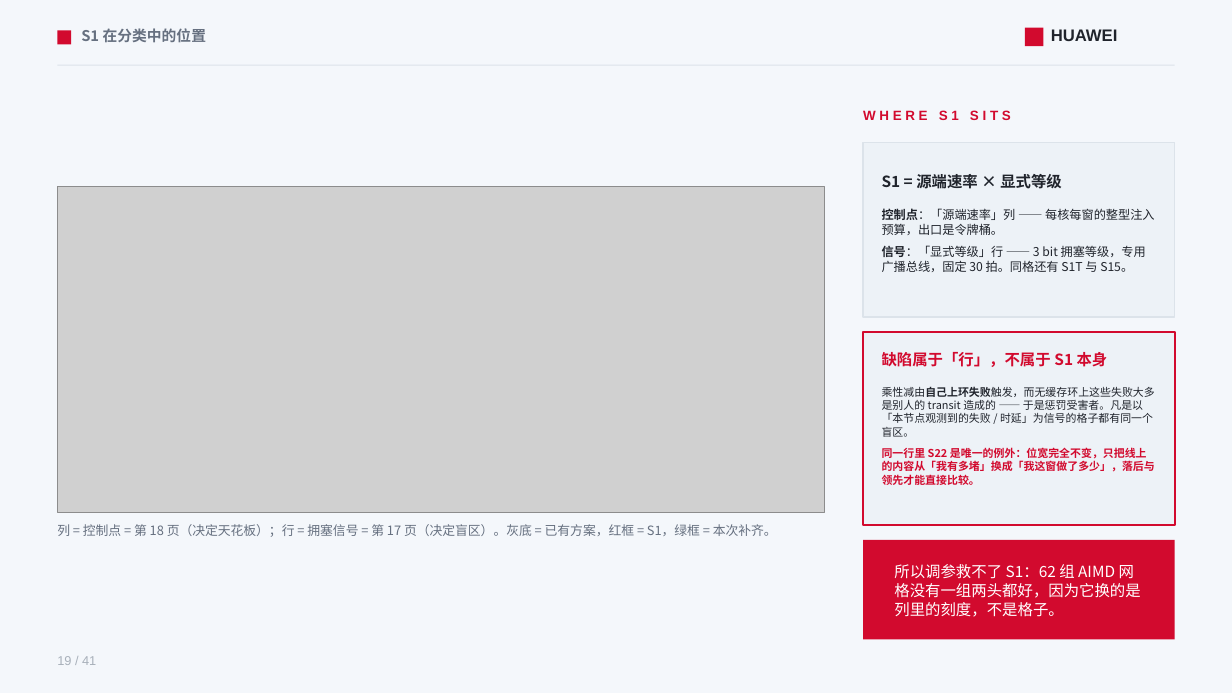
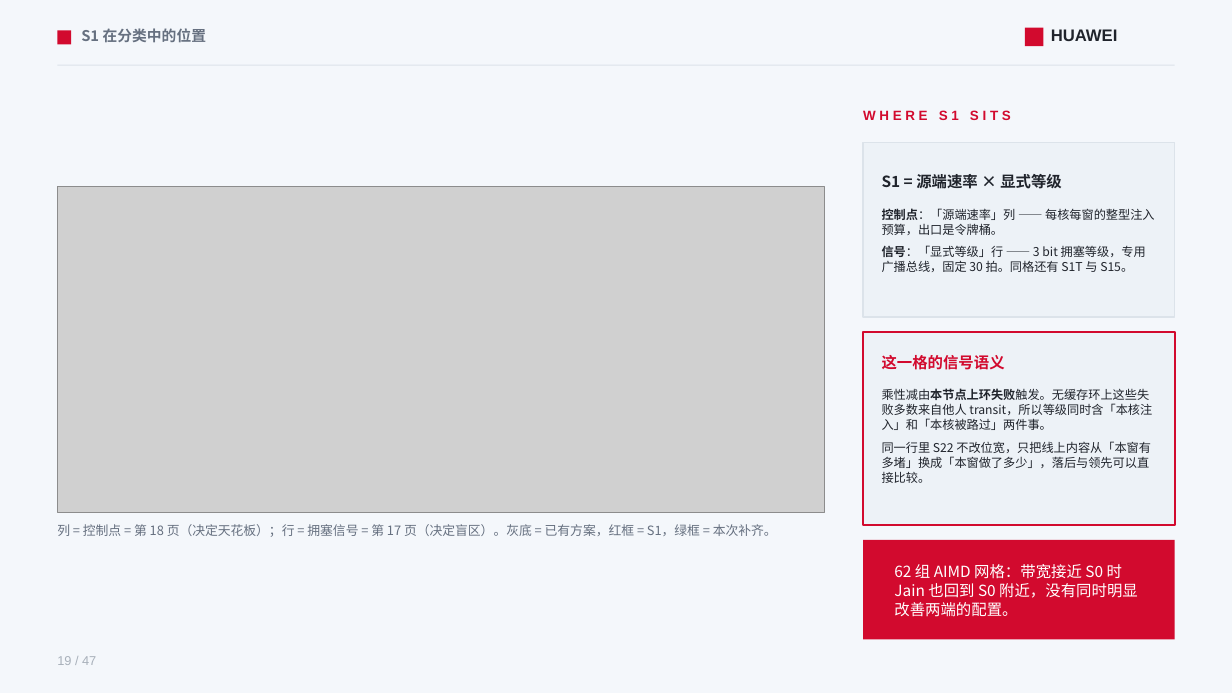
Before and after one commit to lukebest/booksim2, a slide deck: slide 19 of ppt/ring2-write-fairness.pptx. Drawn at 1232x693 pixels with LibreOffice and Linux fonts; fonts in the diff are those of the drawing; grey boxes stand for pictures. Boxes give left, top, right and bottom in pixels: in the first picture for what was removed or moved away, otherwise in the second. Text is boxed around its words. In the diff, an @@ line names an element or a change of style, - is before the commit and + after.

```diff
--- a/ppt/ring2-write-fairness.pptx
+++ b/ppt/ring2-write-fairness.pptx
@@ text at bbox=[882, 355, 1005, 370]: text changed @@
-缺陷属于「行」，不属于 S1 本身
+这一格的信号语义
@@ text at bbox=[882, 388, 1152, 483]: text changed; size 8.5 to 9.5 pt @@
-乘性减由自己上环失败触发，而无缓存环上这些失败大多是别人的 transit 造成的 —— 于是惩罚受害者。凡是以「本节点观测到的失败 / 时延」为信号的格子都有同一个盲区。
-同一行里 S22 是唯一的例外：位宽完全不变，只把线上的内容从「我有多堵」换成「我这窗做了多少」，落后与领先才能直接比较。
+乘性减由本节点上环失败触发。无缓存环上这些失败多数来自他人 transit，所以等级同时含「本核注入」和「本核被路过」两件事。
+同一行里 S22 不改位宽，只把线上内容从「本窗有多堵」换成「本窗做了多少」，落后与领先可以直接比较。
@@ text at bbox=[894, 564, 1138, 617]: text changed @@
-所以调参救不了 S1：62 组 AIMD 网格没有一组两头都好，因为它换的是列里的刻度，不是格子。
+62 组 AIMD 网格：带宽接近 S0 时 Jain 也回到 S0 附近，没有同时明显改善两端的配置。
@@ text at bbox=[57, 656, 96, 665]: text changed @@
-19 / 41
+19 / 47
```
Also in this commit, not shown: 39 other slides changed, 6 slides added, 14 other files.
